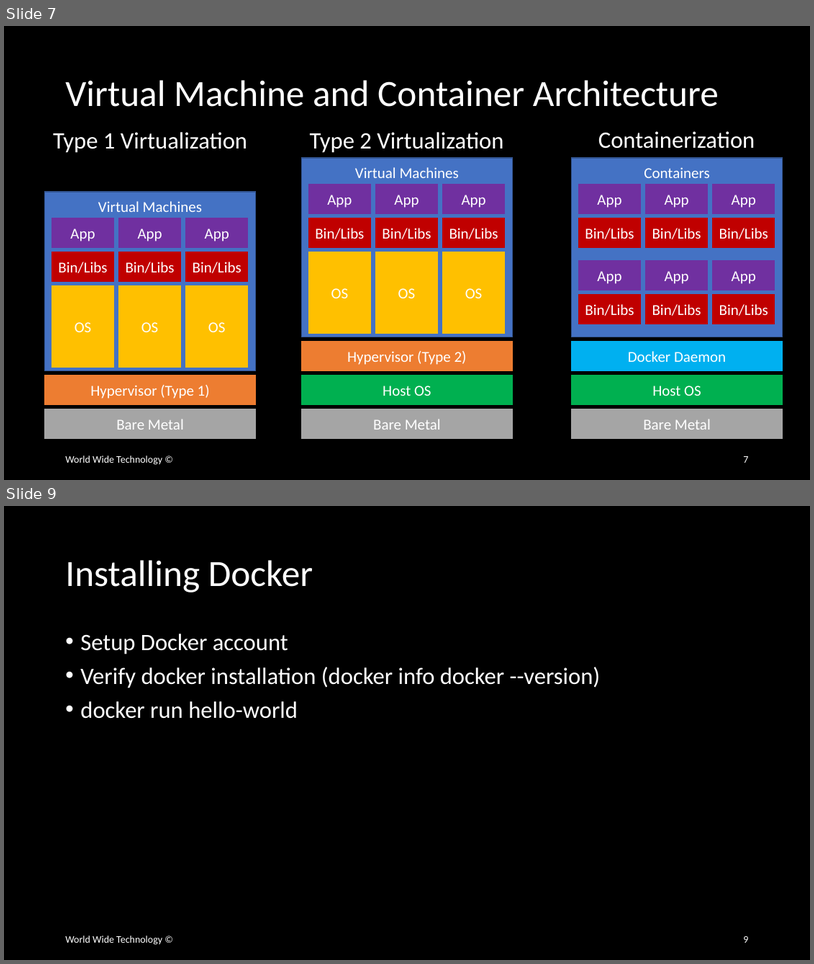
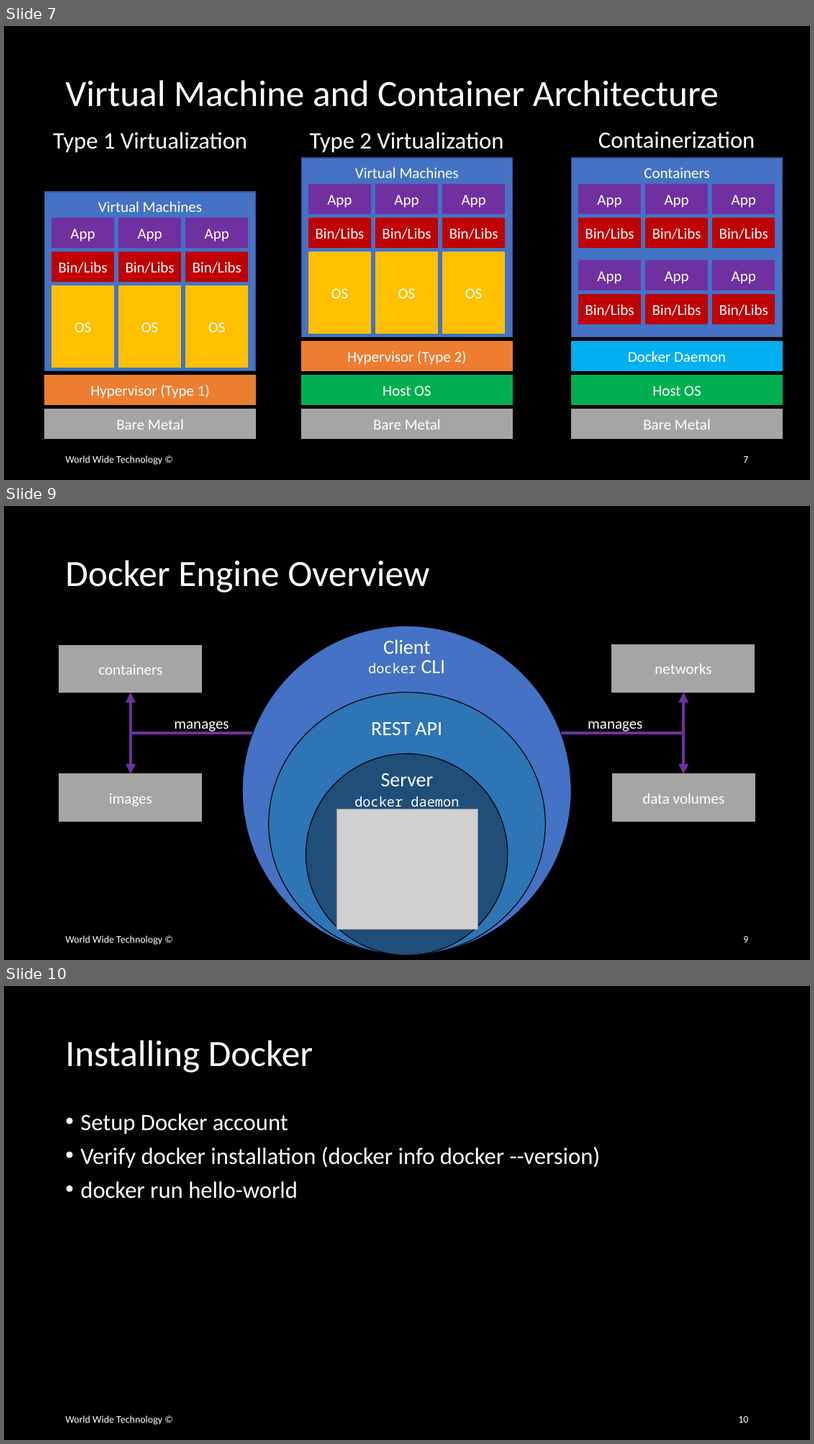
Before and after one commit to wwt/docker-foundations, a slide deck: docker-foundations.pptx. Shown one above the other, each under a label of ours: slides 7 and 9 before the commit, slides 7, 9 and 10 after it; the slides between them are not shown. The pictures are 814x964 and 814x1444 pixels, drawn with LibreOffice and Linux fonts; fonts in the diff are those of the drawing; grey boxes stand for pictures. Boxes give left, top, right and bottom in pixels: in the first picture for what was removed or moved away, otherwise in the second. Text is boxed around its words. In the diff, an @@ line names an element or a change of style, - is before the commit and + after.

Commit message:
Added initial content to slides 8-9

```diff
--- a/docker-foundations.pptx
+++ b/docker-foundations.pptx
@@ slide 9 added at (4, 506, 810, 960), background #000000 @@
@@ title added at (65, 560, 430, 592), 44 pt, text #FFFFFF @@
+Docker Engine Overview
@@ ellipse added at (242, 626, 571, 955), fill #4472C4, outline #000000 1 pt @@
@@ rectangle added at (59, 645, 203, 692), fill #A5A5A5, outline #A5A5A5 1 pt, 18 pt, text #FFFFFF @@
+containers
@@ text added at (383, 639, 430, 654), 24 pt, text #FFFFFF @@
+Client
@@ rectangle added at (612, 644, 756, 692), fill #A5A5A5, outline #A5A5A5 1 pt, 18 pt, text #FFFFFF @@
+networks
@@ text added at (368, 660, 446, 673), 16 pt, text #FFFFFF @@
+docker CLI
@@ double arrow added from (131, 692) to (131, 774), #7030A0 4 pt @@
@@ ellipse added at (269, 692, 546, 955), fill #2E75B6, outline #000000 1 pt @@
@@ double arrow added from (684, 692) to (684, 774), #7030A0 4 pt @@
@@ text added at (174, 721, 229, 734), 18 pt, text #FFFFFF @@
+manages
@@ text added at (588, 721, 643, 734), 18 pt, text #FFFFFF @@
+manages
@@ line added from (131, 733) to (260, 733), #7030A0 4 pt @@
@@ text added at (371, 722, 442, 735), 24 pt, text #FFFFFF @@
+REST API
@@ line added from (554, 733) to (684, 733), #7030A0 4 pt @@
@@ ellipse added at (306, 754, 508, 955), fill #1F4E79, outline #000000 1 pt @@
@@ rectangle added at (59, 774, 203, 821), fill #A5A5A5, outline #A5A5A5 1 pt, 18 pt, text #FFFFFF @@
+images
@@ text added at (381, 773, 434, 786), 24 pt, text #FFFFFF @@
+Server
@@ rectangle added at (613, 774, 756, 821), fill #A5A5A5, outline #A5A5A5 1 pt, 18 pt, text #FFFFFF @@
+data volumes
@@ text added at (355, 796, 459, 811), 16 pt, text #FFFFFF @@
+docker daemon
@@ picture added at (337, 809, 478, 929) @@
@@ text added at (65, 935, 162, 944), 12 pt, text #FFFFFF @@
+World Wide Technology ©
@@ page number added at (743, 936, 748, 942), 12 pt, text #FFFFFF @@
+9
@@ what was slide 9 is now slide 10 @@
@@ page number at (738, 1416, 748, 1422): text changed @@
-9
+10
```
Also in this commit, not shown: 2 slides changed.
